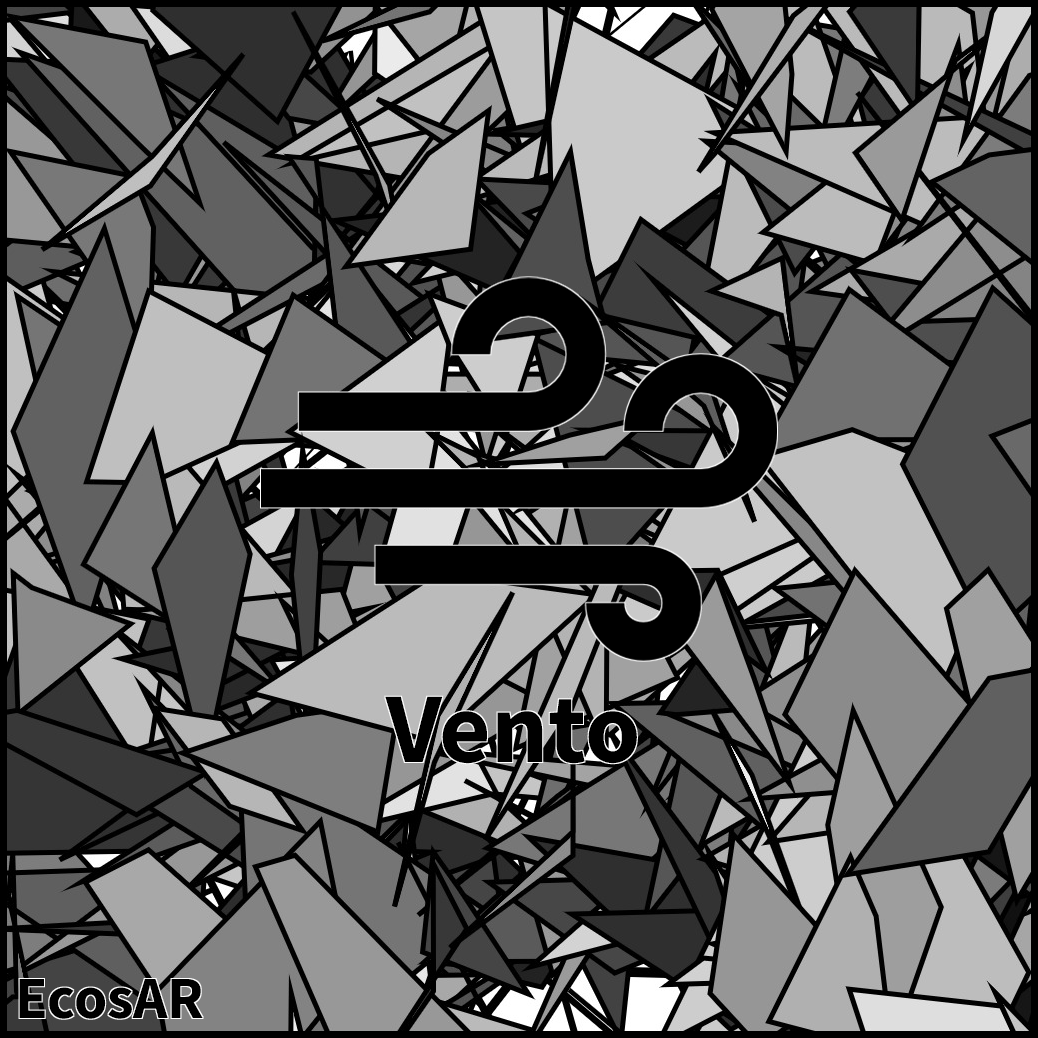
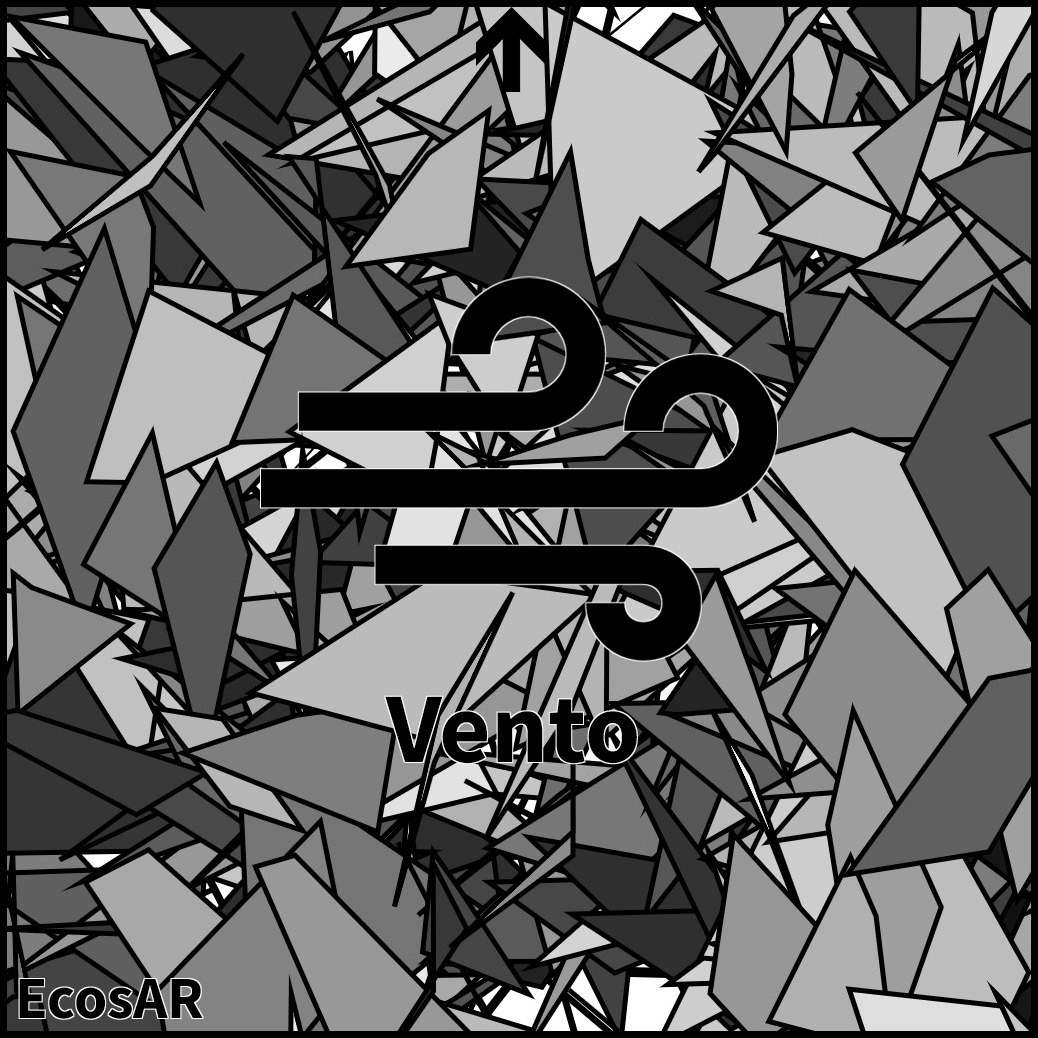
Layer changes from the first (1038, 1038) image to the second:
added layer "Arrow" above "EcosAR" over [476, 7, 545, 92]
